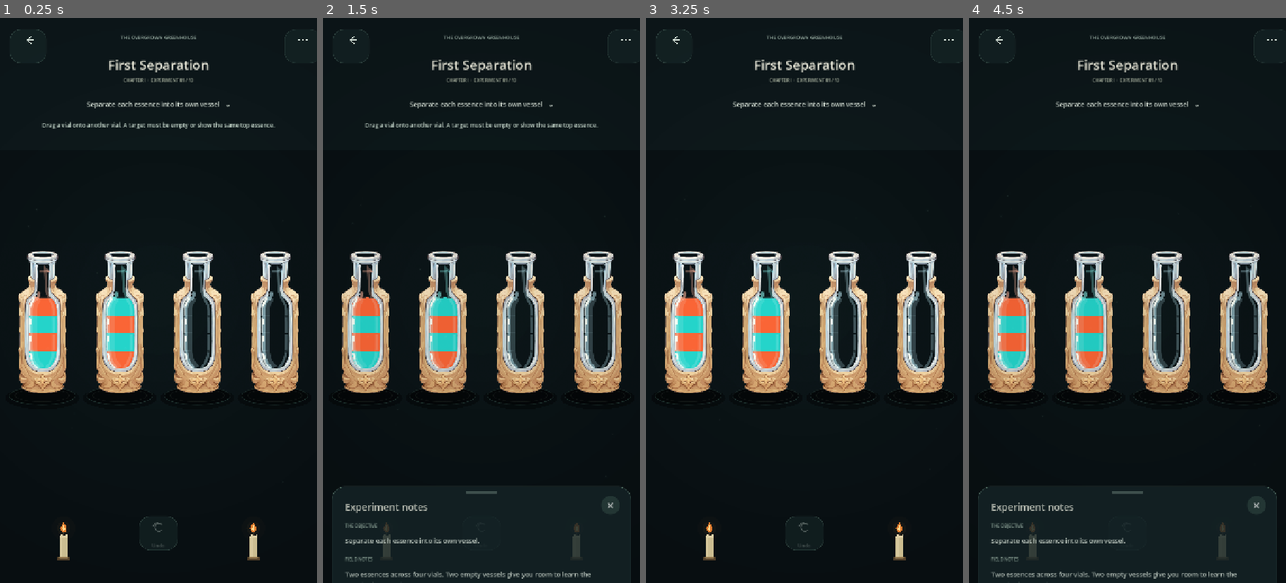
Above: before the commit, frames 1-4 (left to right).
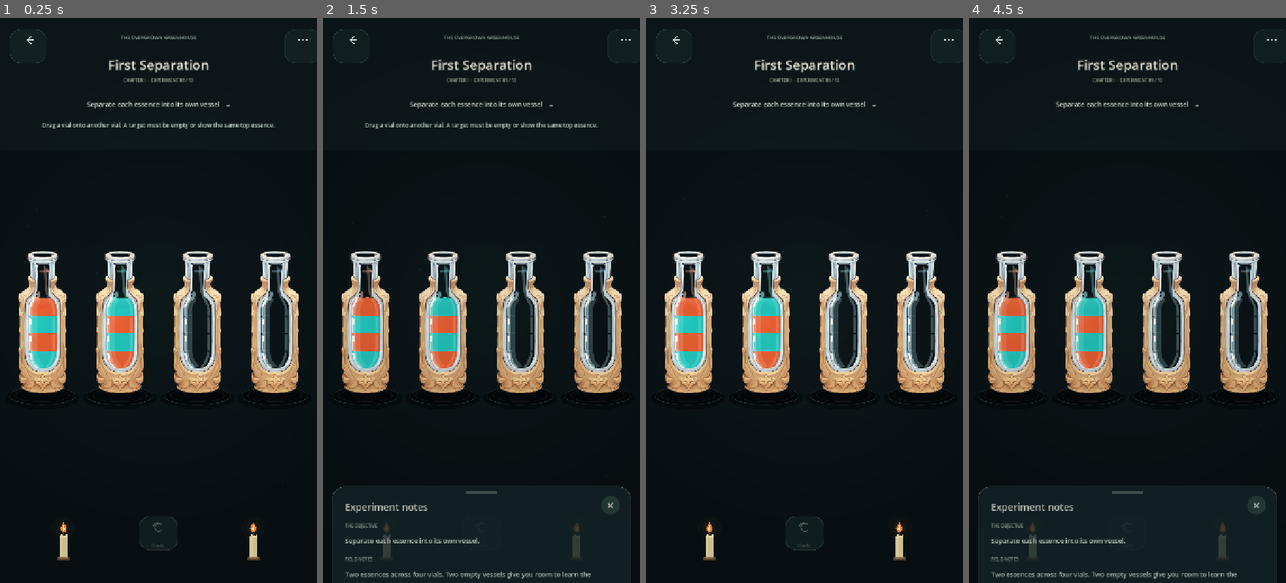
Above: after the commit, the same moments.

Repository: Kryodo/spell-sort-game
Game: Godot game, scene res://scenes/dark_sorting_slots_prototype.tscn
The game is run twice, just before and just after one commit, with the same random seed, the same clock (stepped at 60 frames per second) and the same inputs. This scene is started directly instead of the project's main scene.
Inputs:
- Up to frame 1 (0.25 s): no input
- Up to frame 2 (1.5 s): click "Separate each essence into it…" at 0.5 s; click "×" at 1.25 s
- Up to frame 3 (3.25 s): click "Separate each essence into it…" at 2 s; click "×" at 2.75 s
- Up to frame 4 (4.5 s): click "Separate each essence into it…" at 3.5 s; click "×" at 4.25 s

The runs differ from the first frame. In frame 1, 0.2% of the frame differs, in the area x 11-43%, y 50-62%; in frame 2, less than 0.1%; in frame 3, 0.3%; in frame 4, less than 0.1%.

Commit message:
Add luminous essence shading and alchemical bubbles

Diff:
--- a/scripts/asset_fantasy_alchemy_bottle.gd
+++ b/scripts/asset_fantasy_alchemy_bottle.gd
@@ -574,34 +574,53 @@
 			y
 		))
 
-	var fill_color: Color = liquid_color.lerp(liquid_color.lightened(0.14), 0.08)
-	draw_colored_polygon(polygon, fill_color)
+	var fill_color: Color = liquid_color.lerp(liquid_color.lightened(0.12), 0.10)
+	var edge_color: Color = fill_color.darkened(0.10)
+	var bottom_color: Color = fill_color.darkened(0.045)
+	var center_color: Color = fill_color.lightened(0.18)
+
+	# Per-vertex tinting gives each essence a gentle luminous centre and
+	# slightly deeper side/bottom colour without adding extra meshes or layers.
+	var vertex_colors := PackedColorArray()
+	for sample_index in range(LIQUID_SURFACE_SAMPLES + 1):
+		var t: float = float(sample_index) / float(LIQUID_SURFACE_SAMPLES)
+		var center_weight: float = pow(maxf(0.0, sin(PI * t)), 0.85) * 0.42
+		vertex_colors.append(edge_color.lerp(center_color, center_weight))
+	for _side_index in range(LIQUID_SIDE_SAMPLES):
+		vertex_colors.append(edge_color)
+	vertex_colors.append(bottom_color)
+	for _side_index in range(1, LIQUID_SIDE_SAMPLES):
+		vertex_colors.append(edge_color)
+	draw_polygon(polygon, vertex_colors)
 
 	if is_surface:
-		var surface_color: Color = fill_color.lightened(0.30)
-		surface_color.a = 0.10 + _surface_activity * 0.045 + absf(_slosh) * 0.02
-		draw_polyline(top_edge, surface_color, 1.0, true)
+		var surface_color: Color = fill_color.lightened(0.34)
+		surface_color.a = 0.12 + _surface_activity * 0.05 + absf(_slosh) * 0.025
+		draw_polyline(top_edge, surface_color, 1.1, true)
 
 
 func _draw_window_bubbles(rect: Rect2, visible_layers: int) -> void:
 	if visible_layers <= 0 or _window_profile.is_empty():
 		return
 
+	var chamber_span: float = _window_bottom_ratio - _window_top_ratio
+	var layer_height: float = chamber_span / float(CAPACITY)
 	var surface_ratio: float = _window_bottom_ratio - (
-		(_window_bottom_ratio - _window_top_ratio)
-		/ float(CAPACITY)
-		* clampf(_liquid_level, 0.0, float(CAPACITY))
+		layer_height * clampf(_liquid_level, 0.0, float(CAPACITY))
 	)
 	var surface_y: float = rect.position.y + rect.size.y * surface_ratio
 	var bottom_y: float = rect.position.y + rect.size.y * _window_bottom_ratio
 
-	for bubble_index in range(4):
+	# A small mix of bubbles rises at different speeds. Each particle borrows
+	# the colour of the essence layer it is travelling through.
+	const BUBBLE_SIZES := [0.9, 1.45, 1.9, 1.05, 1.65, 1.2]
+	for bubble_index in range(BUBBLE_SIZES.size()):
+		var speed: float = 0.082 + float(bubble_index % 3) * 0.021 + float(bubble_index / 3) * 0.008
 		var phase: float = fposmod(
-			_wave_time * (0.085 + float(bubble_index) * 0.009)
-			+ float(bubble_index) * 0.231,
+			_wave_time * speed + float(bubble_index) * 0.163,
 			1.0
 		)
-		var bubble_y: float = lerpf(bottom_y - 5.0, surface_y + 5.0, phase)
+		var bubble_y: float = lerpf(bottom_y - 5.0, surface_y + 3.0, phase)
 		var normalized_y: float = clampf(
 			(bubble_y - rect.position.y) / rect.size.y,
 			_window_top_ratio,
@@ -613,34 +632,85 @@
 		if right_x - left_x <= 7.0:
 			continue
 
-		var sway: float = sin(_wave_time * 0.43 + float(bubble_index) * 1.71)
+		var sway: float = sin(_wave_time * (0.34 + float(bubble_index % 3) * 0.09) + float(bubble_index) * 1.71)
 		var bubble_position := Vector2(
-			lerpf(left_x, right_x, 0.5 + sway * 0.22),
+			lerpf(left_x, right_x, 0.5 + sway * 0.24),
 			bubble_y
 		)
-		var bubble_size: float = 1.1 + fposmod(float(bubble_index) * 0.47, 1.0)
+		var bubble_size: float = BUBBLE_SIZES[bubble_index]
 		var travel_fade: float = sin(PI * phase)
-		var bubble_alpha: float = (
-			0.07 + 0.045 * (0.5 + 0.5 * sin(_wave_time * 0.85 + float(bubble_index)))
-		) * travel_fade
-		if bubble_alpha <= 0.005:
+		var pulse: float = 0.55 + 0.45 * sin(_wave_time * 1.15 + float(bubble_index) * 1.37)
+		var bubble_alpha: float = (0.075 + 0.055 * pulse) * travel_fade
+		if bubble_alpha <= 0.004:
 			continue
-		draw_circle(
-			bubble_position,
-			bubble_size * 1.8,
-			Color(1.0, 1.0, 1.0, bubble_alpha * 0.16)
-		)
+
+		var layer_index: int = clampi(
+			int(floor((_window_bottom_ratio - normalized_y) / maxf(0.0001, layer_height))),
+			0,
+			mini(_visual_contents.size() - 1, CAPACITY - 1)
+		)
+		var essence: String = String(_visual_contents[layer_index])
+		var bubble_color: Color = _palette.get(essence, Color(0.45, 0.78, 0.75, 1.0))
+		var glow_color := Color(bubble_color.r, bubble_color.g, bubble_color.b, bubble_alpha * 0.24)
+		var core_color: Color = bubble_color.lightened(0.56)
+		core_color.a = bubble_alpha * 0.34
+
+		# Soft coloured halo, translucent bubble body and a restrained glassy glint.
+		draw_circle(bubble_position, bubble_size * 2.5, glow_color)
+		draw_circle(bubble_position, bubble_size, core_color)
 		draw_arc(
-			bubble_position,
+			bubble_position + Vector2(-0.2, -0.2),
 			bubble_size,
 			deg_to_rad(205.0),
 			deg_to_rad(325.0),
 			10,
-			Color(1.0, 1.0, 1.0, bubble_alpha * 0.50),
+			Color(1.0, 1.0, 1.0, bubble_alpha * 0.62),
 			0.75,
 			true
 		)
-
+		draw_circle(
+			bubble_position + Vector2(-bubble_size * 0.30, -bubble_size * 0.34),
+			maxf(0.45, bubble_size * 0.20),
+			Color(1.0, 1.0, 1.0, bubble_alpha * 0.72)
+		)
+
+	# A few much smaller alchemical motes add life between the larger bubbles.
+	for mote_index in range(3):
+		var mote_phase: float = fposmod(
+			_wave_time * (0.055 + float(mote_index) * 0.012)
+			+ float(mote_index) * 0.317,
+			1.0
+		)
+		var mote_y: float = lerpf(bottom_y - 3.0, surface_y + 2.0, mote_phase)
+		var mote_ratio: float = clampf(
+			(mote_y - rect.position.y) / rect.size.y,
+			_window_top_ratio,
+			_window_bottom_ratio
+		)
+		var mote_bounds := _window_bounds_at(mote_ratio)
+		var mote_half_width: float = maxf(0.0, rect.size.x * (mote_bounds.y - mote_bounds.x) * 0.32)
+		if mote_half_width <= 2.0:
+			continue
+		var mote_x: float = rect.get_center().x + sin(_wave_time * 0.27 + float(mote_index) * 2.1) * mote_half_width
+		var mote_position := Vector2(mote_x, mote_y)
+		var mote_alpha: float = (0.035 + 0.025 * sin(_wave_time * 0.8 + float(mote_index))) * sin(PI * mote_phase)
+		var mote_layer: int = clampi(
+			int(floor((_window_bottom_ratio - mote_ratio) / maxf(0.0001, layer_height))),
+			0,
+			mini(_visual_contents.size() - 1, CAPACITY - 1)
+		)
+		var mote_essence: String = String(_visual_contents[mote_layer])
+		var mote_color: Color = _palette.get(mote_essence, Color(0.45, 0.78, 0.75, 1.0))
+		draw_circle(
+			mote_position,
+			2.2,
+			Color(mote_color.r, mote_color.g, mote_color.b, mote_alpha * 0.24)
+		)
+		draw_circle(
+			mote_position,
+			0.75,
+			Color(0.95, 1.0, 0.92, mote_alpha * 0.72)
+		)
 
 func _draw_glass_back(_rect: Rect2) -> void:
 	# The complete PNG is drawn once, above the live liquid.
